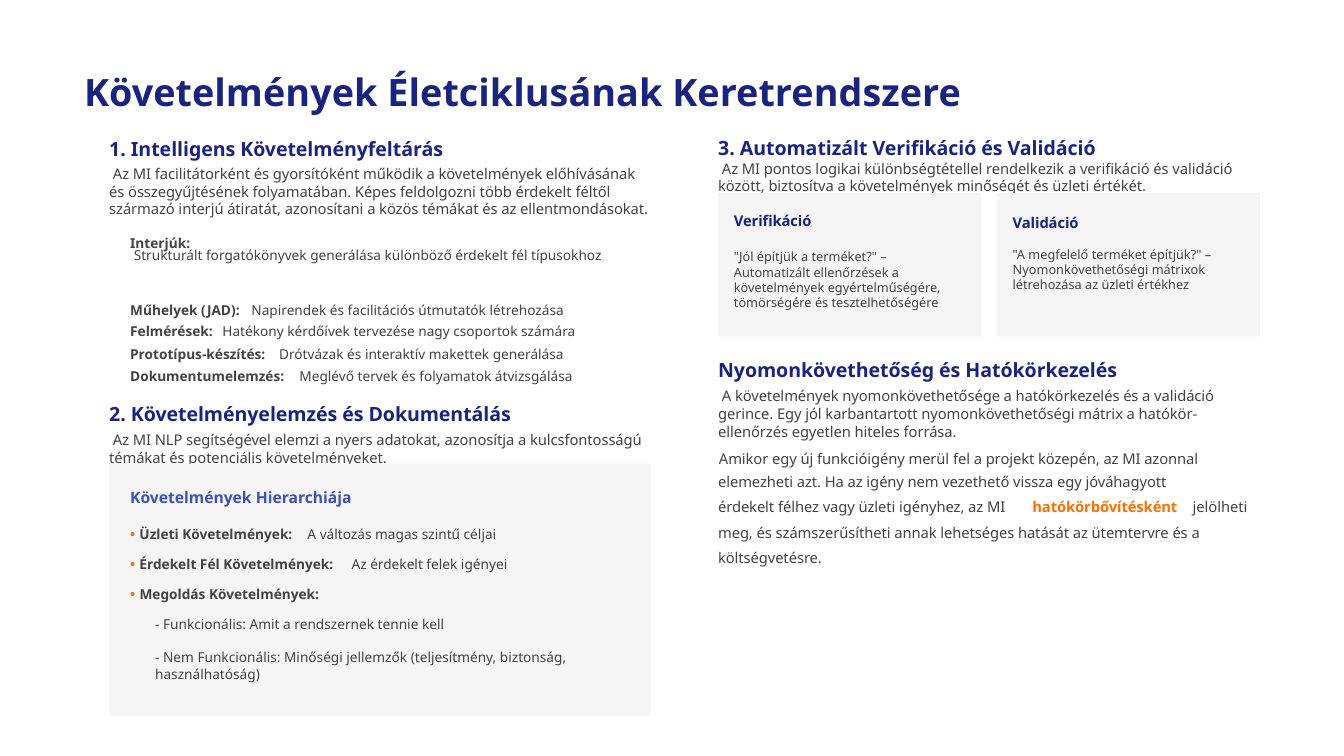
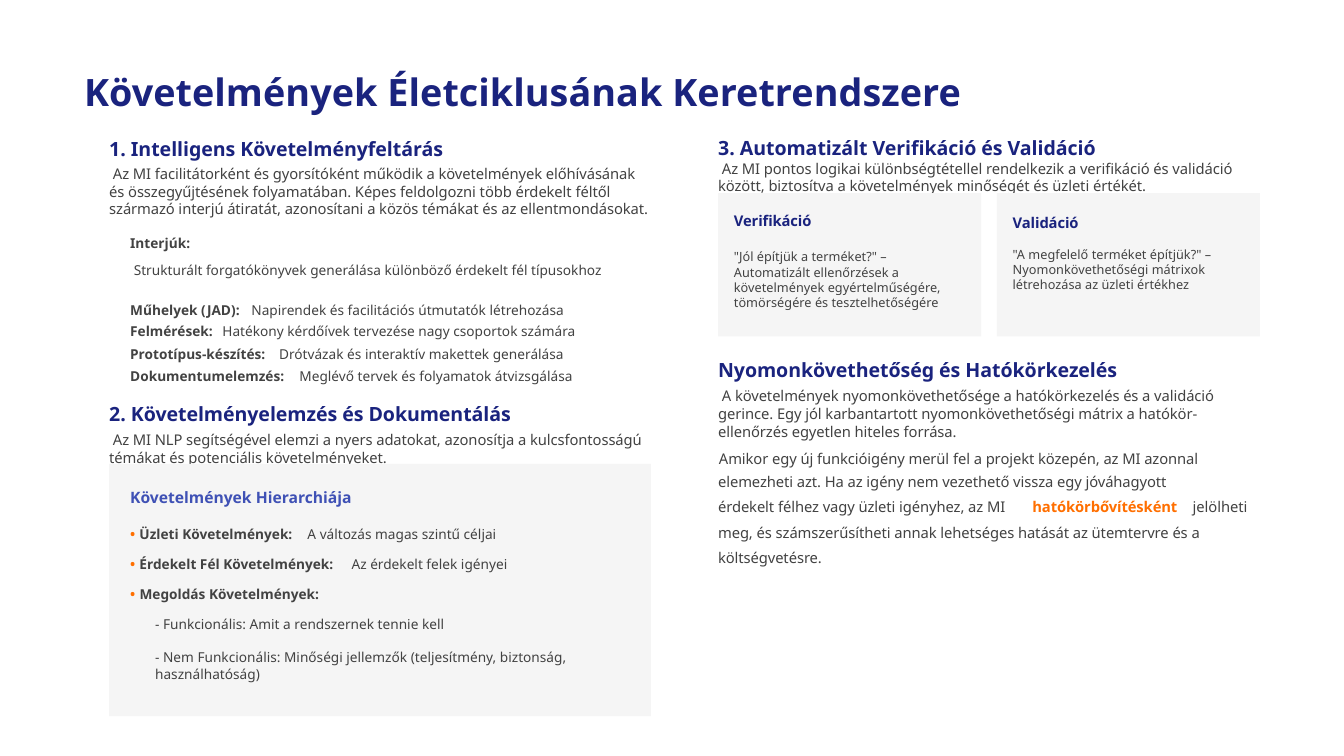
Before and after one commit to markbunyevacz/ba-ai-demo, a slide deck: slide 9 of docs/Autonóm_Üzleti_Elemző_MI_Architektúrális_Terve_3.1.pptx. Drawn at 1344x756 pixels with LibreOffice and Linux fonts; fonts in the diff are those of the drawing; background and template pictures are left out. Boxes give left, top, right and bottom in pixels: in the first picture for what was removed or moved away, otherwise in the second. Text is boxed around its words. In the diff, an @@ line names an element or a change of style, - is before the commit and + after.

```diff
--- a/docs/Autonóm_Üzleti_Elemző_MI_Architektúrális_Terve_3.1.pptx
+++ b/docs/Autonóm_Üzleti_Elemző_MI_Architektúrális_Terve_3.1.pptx
@@ text "Strukturált forgatókönyvek generálása különböző érdekelt ...": place and size @@
-text "Strukturált forgatókönyvek generálása különböző érdekelt ..." at [134, 247, 601, 264]
+text "Strukturált forgatókönyvek generálása különböző érdekelt ..." at [134, 264, 601, 279]
```
Also in this commit, not shown: 2 other slides changed, 6 other files.
